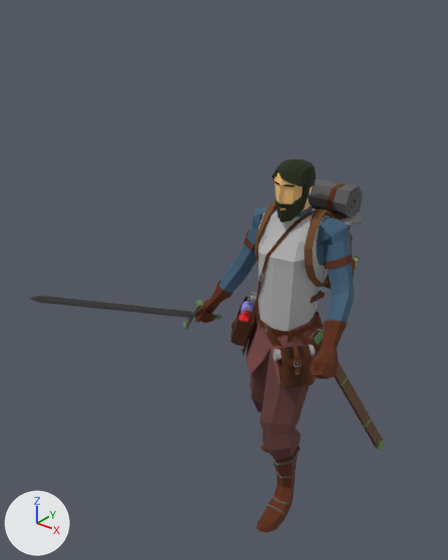
The OBJ model GL_Task_6_Code/assets/geometry/adventurer/adventurer.obj: old version first, new version second.
Both versions are drawn from a 50 mm lens placed at (1.34, -2.21, 2.44), pointed at (-0.24, -0.23, 1.22). Every picture has the same lights, and +X, +Y and +Z are marked at lower left. Where no turn or scale is listed for an object, it has been applied to the vertices. Vertices at the same position are counted once.

The first picture shows 'Backpack.001', 'Hair/Beard', 'MainMesh', 'Shoulder_bag', 'Sword', 'Sword-Sheet', 'belt', 'belt_bag'.
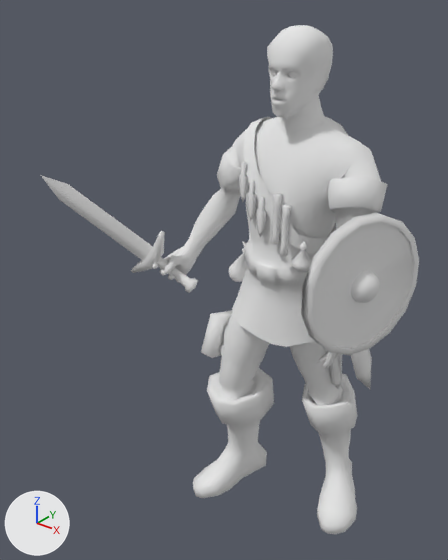
Pixel boxes (x1, y1, x2, y2) of what changed, in the pictures (448 x 560 px; the box of a moved part takes in the faces that stretch with it):
'Body.001', added: after (152, 25, 387, 534)
'MainMesh', deleted: before (195, 173, 354, 533)
'Shield', added: after (301, 213, 419, 355)
'Sword', reshaped (19% narrower, 240% taller): before (29, 295, 222, 329); after (41, 175, 198, 293)
'Backpack.001', deleted: before (255, 178, 363, 289)
'Funda.001', added: after (201, 310, 270, 366)
'Bandolera', added: after (243, 117, 336, 254)
'belt_bag', deleted (brown): before (260, 317, 321, 389)
'Hair/Beard', deleted: before (272, 159, 316, 223)
'Shoulder_bag', deleted (brown): before (229, 209, 317, 355)
'Sword-Sheet', deleted (brown): before (310, 329, 384, 449)
'belt', deleted (brown): before (257, 306, 324, 352)
'Sheat', added: after (351, 349, 372, 389)
'LegKnife', added: after (292, 352, 343, 389)
'Scroll.001', added: after (279, 205, 292, 256)
'Purse', added: after (229, 241, 247, 282)
'Scroll', added: after (271, 194, 283, 245)
'Potion', added: after (292, 242, 312, 273)
'TrowingKnife.001', added: after (256, 197, 267, 237)
'TrowingKnife', added: after (247, 181, 257, 221)
'TrowingKnife.002', added: after (239, 162, 248, 202)
part 1 of me_sword, moved or reshaped: before (29, 295, 222, 329); after (41, 175, 198, 293)

Edits to the bpy script that builds the scene:
```text
Change me_sword:
    remove me_sword.from_pydata(...)  # 84 vertices, 78 faces; spans x -0.791..-0.378, y -0.881..-0.065, z 0.866..1.215
    remove me_sword.materials.append(mat_material_019)  # brown #6b503c
    remove me_sword.materials.append(mat_material_020)  # green #668d59
    remove me_sword.materials.append(mat_material_021)  # dark grey #616161
    add me_sword.from_pydata(...)  # 70 vertices, 66 faces; spans x -1.014..-0.389, y -0.587..-0.207, z 1.103..1.644
    me_sword part 1: the whole mesh is rebuilt
    me_sword part 2: the surface is now shaded smooth
    add me_sword.materials.append(mat_default)  # white #e7e7e7
Remove ob_backpack_001:
    ob_backpack_001 = bpy.data.objects.new('Backpack.001', me_backpack_001)
Remove ob_belt:
    ob_belt = bpy.data.objects.new('belt', me_belt)
Remove ob_belt_bag:
    ob_belt_bag = bpy.data.objects.new('belt_bag', me_belt_bag)
Remove ob_hair_beard:
    ob_hair_beard = bpy.data.objects.new('Hair/Beard', me_hair_beard)
Remove ob_mainmesh:
    ob_mainmesh = bpy.data.objects.new('MainMesh', me_mainmesh)
Remove ob_shoulder_bag:
    ob_shoulder_bag = bpy.data.objects.new('Shoulder_bag', me_shoulder_bag)
Remove ob_sword_sheet:
    ob_sword_sheet = bpy.data.objects.new('Sword-Sheet', me_sword_sheet)
Add ob_trowingknife_002:
    ob_trowingknife_002 = bpy.data.objects.new('TrowingKnife.002', me_trowingknife_002)  # 29 vertices, 31 faces; spans x -0.175..-0.124, y -0.219..-0.199, z 1.599..1.767; in mat_default (white #e7e7e7)
    ob_trowingknife_002.location = (0.0, 0.0, 0.0)
Add ob_trowingknife_001:
    ob_trowingknife_001 = bpy.data.objects.new('TrowingKnife.001', me_trowingknife_001)  # 29 vertices, 31 faces; spans x -0.053..-0.002, y -0.259..-0.239, z 1.484..1.653; in mat_default (white #e7e7e7)
    ob_trowingknife_001.location = (0.0, 0.0, 0.0)
Add ob_trowingknife:
    ob_trowingknife = bpy.data.objects.new('TrowingKnife', me_trowingknife)  # 29 vertices, 31 faces; spans x -0.11..-0.059, y -0.249..-0.229, z 1.538..1.706; in mat_default (white #e7e7e7)
    ob_trowingknife.location = (0.0, 0.0, 0.0)
Add ob_shield:
    ob_shield = bpy.data.objects.new('Shield', me_shield)  # 170 vertices, 170 faces; spans x 0.259..0.53, y -0.453..0.094, z 1.085..1.652; in mat_default (white #e7e7e7)
    ob_shield.location = (0.0, 0.0, 0.0)
Add ob_sheat:
    ob_sheat = bpy.data.objects.new('Sheat', me_sheat)  # 13 vertices, 15 faces; spans x 0.207..0.374, y -0.123..0.149, z 0.696..1.388; in mat_default (white #e7e7e7)
    ob_sheat.location = (0.0, 0.0, 0.0)
Add ob_scroll_001:
    ob_scroll_001 = bpy.data.objects.new('Scroll.001', me_scroll_001)  # 22 vertices, 25 faces; spans x 0.066..0.104, y -0.268..-0.223, z 1.437..1.641; in mat_default (white #e7e7e7)
    ob_scroll_001.location = (0.0, 0.0, 0.0)
Add ob_scroll:
    ob_scroll = bpy.data.objects.new('Scroll', me_scroll)  # 22 vertices, 25 faces; spans x 0.022..0.06, y -0.267..-0.223, z 1.473..1.678; in mat_default (white #e7e7e7)
    ob_scroll.location = (0.0, 0.0, 0.0)
Add ob_purse:
    ob_purse = bpy.data.objects.new('Purse', me_purse)  # 66 vertices, 72 faces; spans x -0.291..-0.164, y -0.159..-0.064, z 1.165..1.379; in mat_default (white #e7e7e7)
    ob_purse.location = (0.0, 0.0, 0.0)
Add ob_potion:
    ob_potion = bpy.data.objects.new('Potion', me_potion)  # 50 vertices, 56 faces; spans x 0.1147..0.1987, y -0.2576..-0.1737, z 1.3708..1.501; in mat_default (white #e7e7e7)
    ob_potion.location = (0.0, 0.0, 0.0)
Add ob_legknife:
    ob_legknife = bpy.data.objects.new('LegKnife', me_legknife)  # 54 vertices, 50 faces; spans x 0.044..0.306, y -0.154..0.101, z 0.738..1.038; in mat_default (white #e7e7e7)
    ob_legknife.location = (0.0, 0.0, 0.0)
Add ob_funda_001:
    ob_funda_001 = bpy.data.objects.new('Funda.001', me_funda_001)  # 40 vertices, 22 faces; spans x -0.341..-0.039, y -0.291..-0.011, z 0.754..1.01; in mat_default (white #e7e7e7)
    ob_funda_001.location = (0.0, 0.0, 0.0)
Add ob_body_001:
    ob_body_001 = bpy.data.objects.new('Body.001', me_body_001)  # 1834 vertices, 1854 faces; spans x -0.58..0.44, y -0.39..0.24, z -0.01..2.29; in mat_default (white #e7e7e7)
    ob_body_001.location = (0.0, 0.0, 0.0)
Add ob_bandolera:
    ob_bandolera = bpy.data.objects.new('Bandolera', me_bandolera)  # 28 vertices, 14 faces; spans x -0.251..0.205, y -0.244..0.125, z 1.425..1.912; in mat_default (white #e7e7e7)
    ob_bandolera.location = (0.0, 0.0, 0.0)
```
